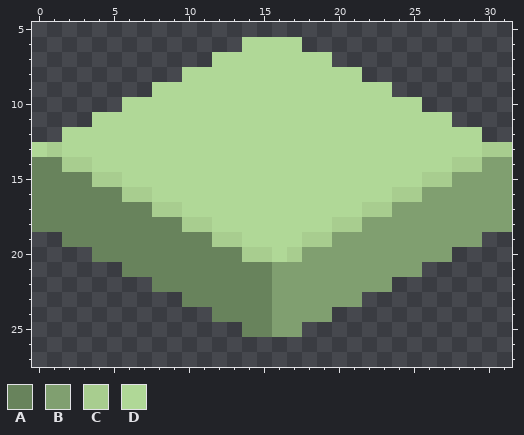
A pixel-art sprite gets an edit: core/assets/tiles_smooth_32x32/green.png. Above is the file before it was changed.
The file is 32x32 pixels. Colours within 5 levels of each other are drawn and written as one. Shown: x 0..31, y 5..27.
Palette (. is transparent): A #68835c  B #809f70  C #a8cd8f  D #b0d897
Pixels before, first column x 0:
 6 ..............DDDD..............
 7 ............DDDDDDDD............
 8 ..........DDDDDDDDDDDD..........
 9 ........DDDDDDDDDDDDDDDD........
10 ......DDDDDDDDDDDDDDDDDDDD......
11 ....DDDDDDDDDDDDDDDDDDDDDDDD....
12 ..DDDDDDDDDDDDDDDDDDDDDDDDDDDD..
13 DCDDDDDDDDDDDDDDDDDDDDDDDDDDDDCC
14 AACCDDDDDDDDDDDDDDDDDDDDDDDDCCBB
15 AAAACCDDDDDDDDDDDDDDDDDDDDCCBBBB
16 AAAAAACCDDDDDDDDDDDDDDDDCCBBBBBB
17 AAAAAAAACCDDDDDDDDDDDDCCBBBBBBBB
18 AAAAAAAAAACCDDDDDDDDCCBBBBBBBBBB
19 ..AAAAAAAAAACCDDDDCCBBBBBBBBBB..
20 ....AAAAAAAAAACCDCBBBBBBBBBB....
21 ......AAAAAAAAAABBBBBBBBBB......
22 ........AAAAAAAABBBBBBBB........
23 ..........AAAAAABBBBBB..........
24 ............AAAABBBB............
25 ..............AABB..............
After the commit:
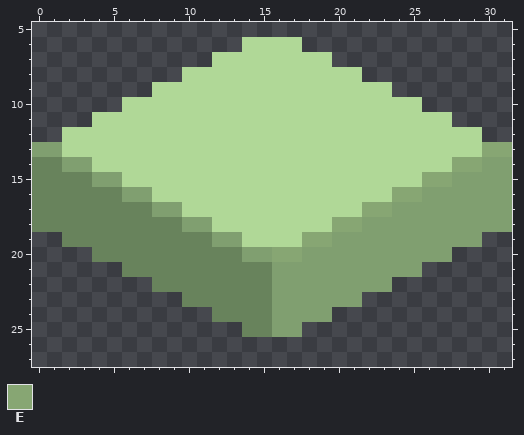
Colours new in this view: E #87a673
Edits made:
Changed rows in their new state; - is an unchanged pixel.
first column x 0:
13 BB----------------------------EE
14 --BB------------------------EE--
15 ----BB--------------------EE----
16 ------BB----------------EE------
17 --------BB------------EE--------
18 ----------BB--------EE----------
19 ------------BB----EE------------
20 --------------BBEE--------------
Where, in picture pixels (left, top, right, bottom), the same in both pictures:
changed: (32, 142, 512, 262)
